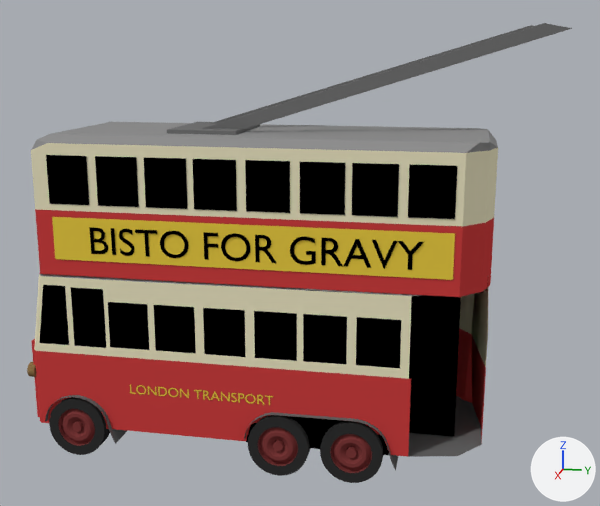
The Blender file bus-lorry/Bus/guy-btx-66-lt.blend, before and after one commit.
Camera for both pictures: a 50 mm camera at (7.98, 0.14, 4.01) aimed at (-0.07, -1.47, 2.0). Arrows for +X, +Y and +Z are at lower right; the lights stay in place.
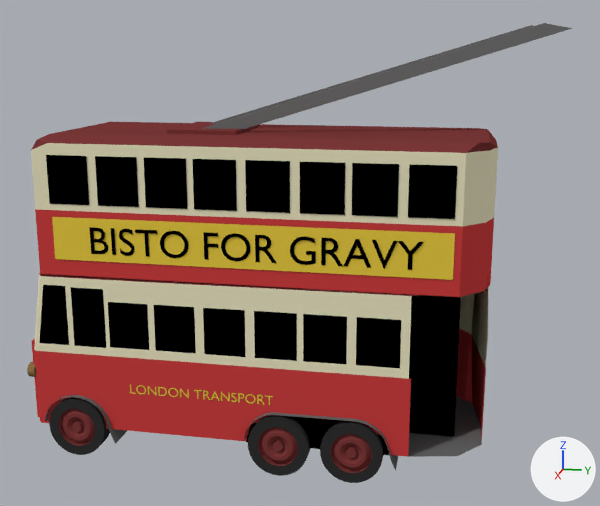
Edits to the scene script, one JSON object a line:
```json
{"op": "set", "path": "mat_roof.base_color", "old": "(0.285, 0.285, 0.285)", "new": "(0.2, 0.04, 0.04)", "note": "grey #919191 -> brown #7c3838"}
```

What differs and where, as boxes [x1, y1, x2, y2] in the pictures (600 x 506 px):
```json
{"object": "Cube.008", "change": "recoloured", "before": [39, 273, 421, 299], "after": [39, 273, 421, 299]}
{"object": "Cube.010", "change": "recoloured", "before": [31, 122, 498, 295], "after": [31, 122, 498, 295], "on screen": "grey to brown"}
{"object": "Cube.013", "change": "recoloured", "before": [167, 122, 260, 135], "after": [167, 122, 260, 135], "on screen": "grey to brown"}
```
